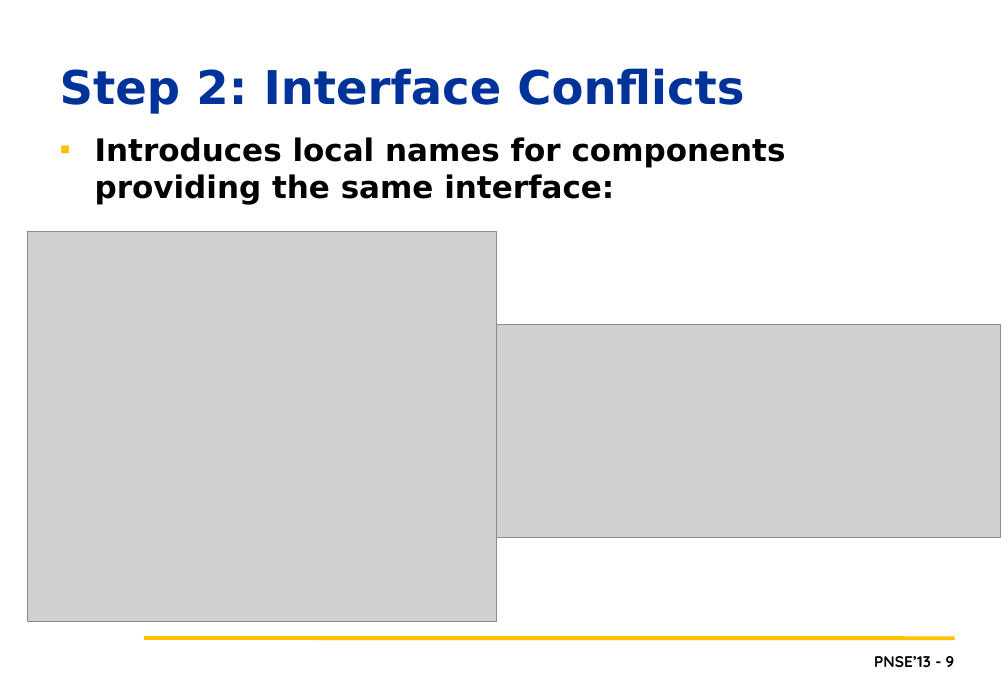
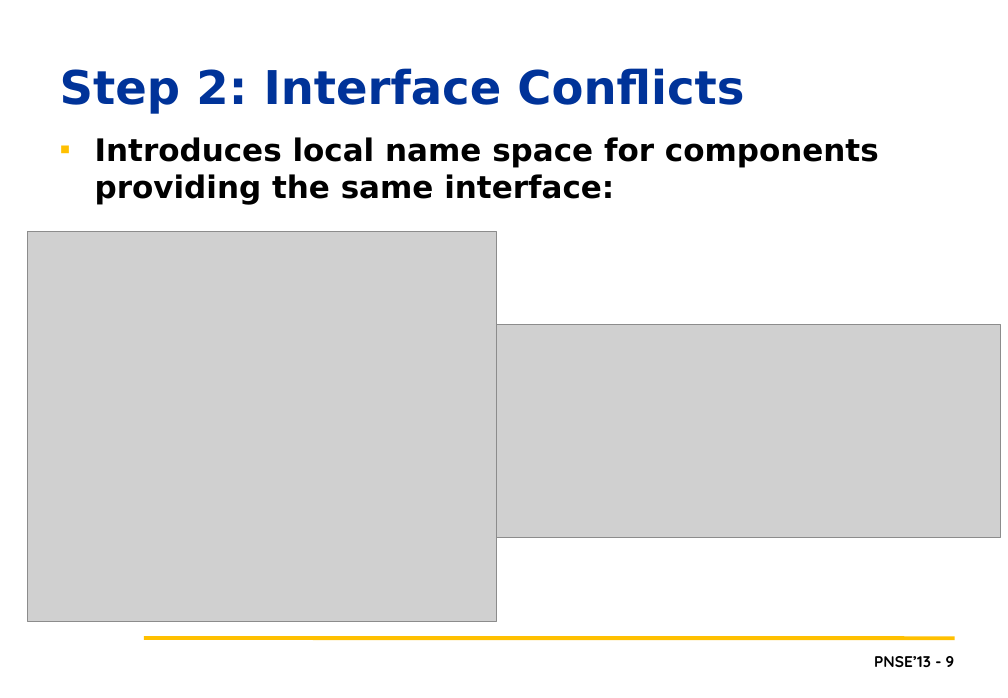
Before and after one commit to lmkr/pnse13roll, a slide deck: slide 9 of LMKPNSE2013.pptx. Drawn at 1008x698 pixels with LibreOffice and Linux fonts; fonts in the diff are those of the drawing; grey boxes stand for pictures; background and template pictures are left out. Boxes give left, top, right and bottom in pixels: in the first picture for what was removed or moved away, otherwise in the second. Text is boxed around its words. In the diff, an @@ line names an element or a change of style, - is before the commit and + after.

```diff
--- a/LMKPNSE2013.pptx
+++ b/LMKPNSE2013.pptx
@@ text at (95,137,879,205): text changed @@
-▪ Introduces local names for components providing the same interface:
+▪ Introduces local name space for components providing the same interface:
```
Also in this commit, not shown: 10 other slides changed, 2 slides added.
